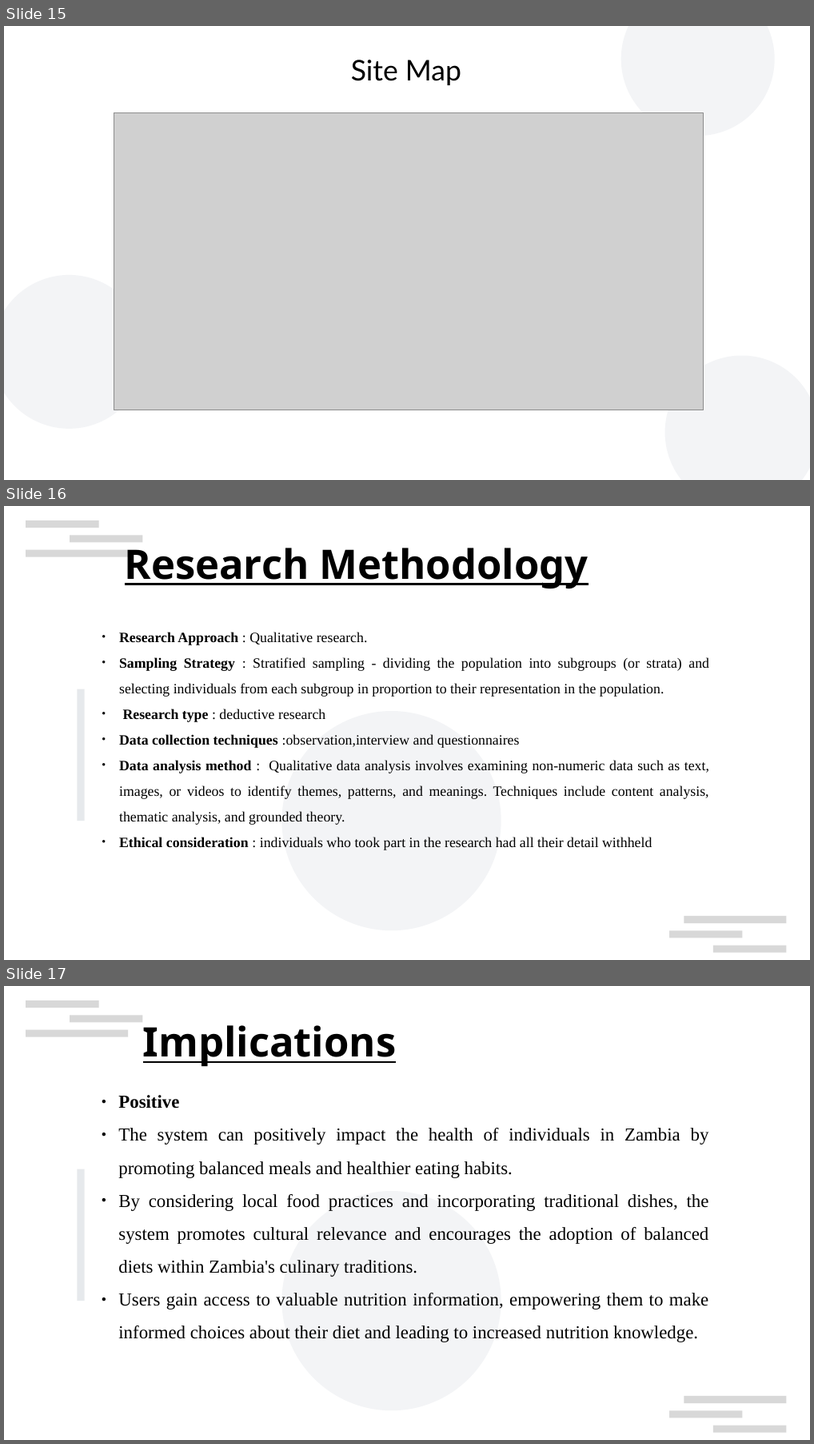
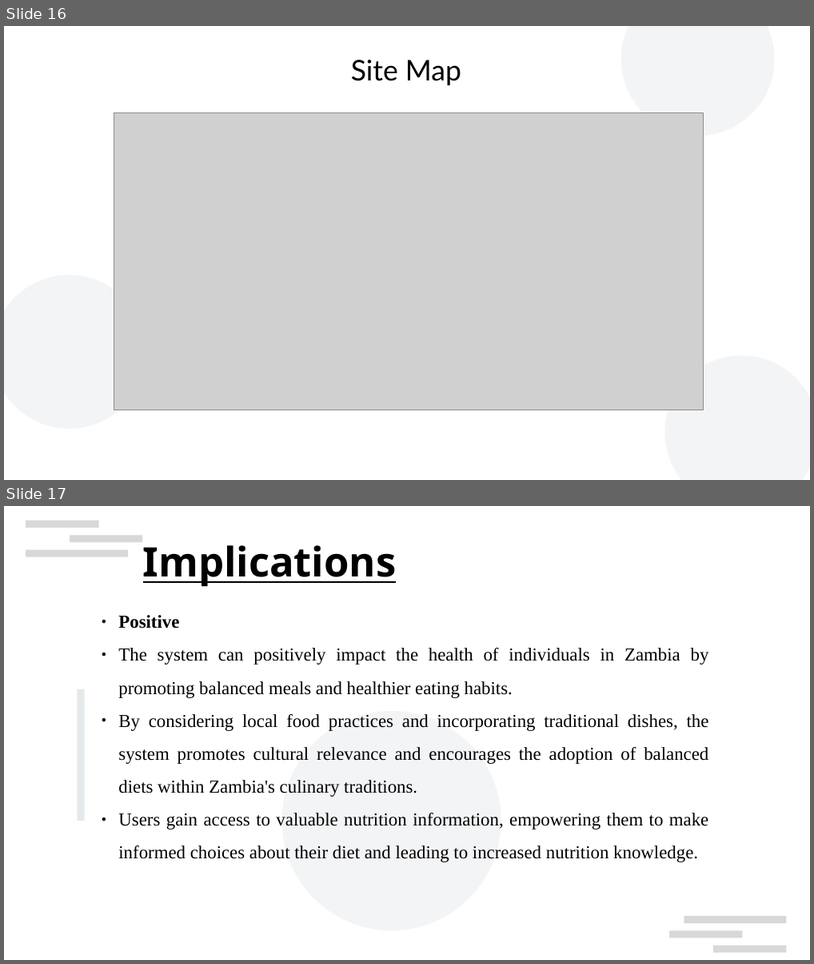
Before and after one commit to Chilanzi-thirt33n/PROJECT-BALANCE, a slide deck: Documentation v0.1/OPEN SOURCE MEAL PLANNER.odp. Shown one above the other, each under a label of ours: slides 15, 16 and 17 before the commit, slides 16 and 17 after it. The pictures are 814x1444 and 814x964 pixels, drawn with LibreOffice and Linux fonts; fonts in the diff are those of the drawing; grey boxes stand for pictures; background and template pictures are left out. Boxes give left, top, right and bottom in pixels: in the first picture for what was removed or moved away, otherwise in the second. Text is boxed around its words. In the diff, an @@ line names an element or a change of style, - is before the commit and + after.

```diff
--- a/Documentation v0.1/OPEN SOURCE MEAL PLANNER.odp
+++ b/Documentation v0.1/OPEN SOURCE MEAL PLANNER.odp
@@ slide 16 removed at (4,506,810,960), background #FFFFFF; not listed: 7 template elements that a slide beside it also shows @@
@@ text removed at (125,548,589,589) @@
-Research Methodology
@@ text removed at (119,632,710,850) @@
-● Research Approach : Qualitative research.
-● Sampling Strategy : Stratified sampling - dividing the population into subgroups (or strata) and selecting individuals from each subgroup in proportion to their representation in the population.
-● Research type : deductive research
-● Data collection techniques :observation,interview and questionnaires
-● Data analysis method : Qualitative data analysis involves examining non-numeric data such as text, images, or videos to identify themes, patterns, and meanings. Techniques include content analysis, thematic analysis, and grounded theory.
-● Ethical consideration : individuals who took part in the research had all their detail withheld
@@ rectangle removed at (77,689,85,820) @@
@@ what was slide 15 is now slide 16 @@
```
Also in this commit, not shown: 2 slides changed, 1 slide added, 1 other file.
